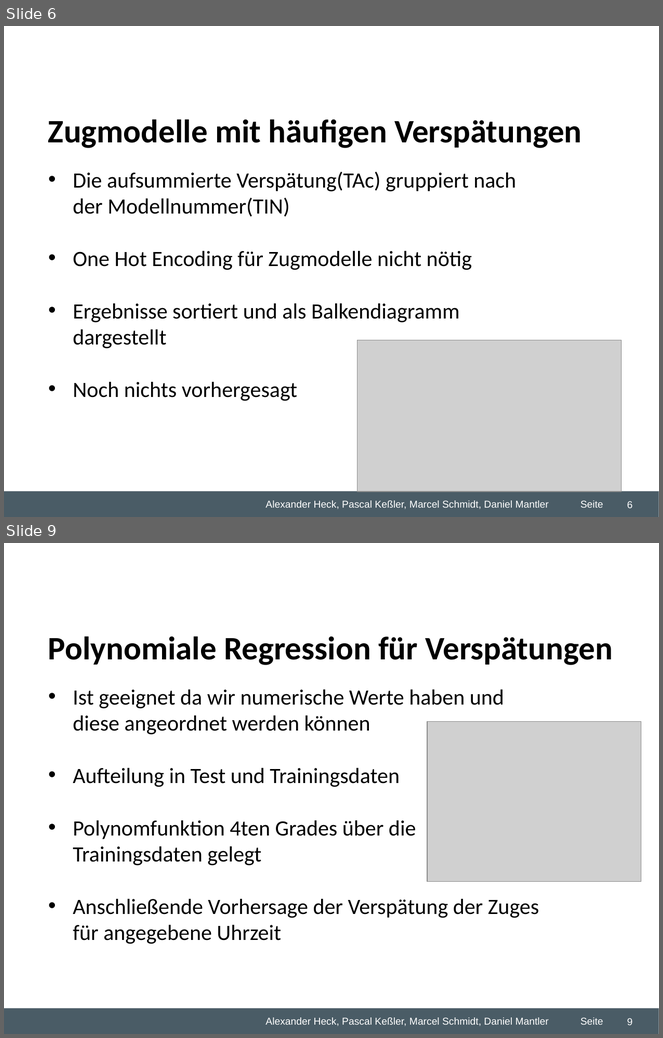
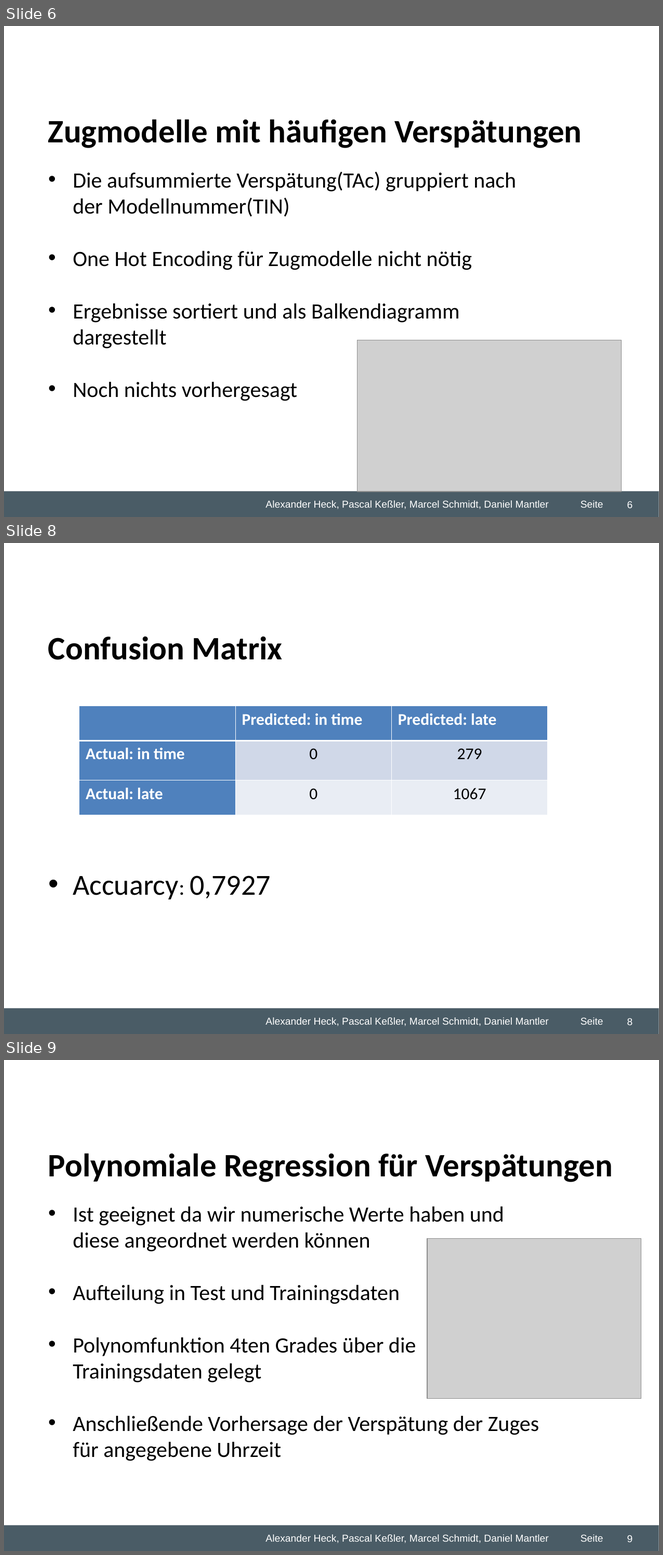
Before and after one commit to dmntlr/predictiveproject, a slide deck: Desktop/Studium/5. Semester/Predictive Analytics/Gruppenarbeit/WZ2 Predicitve Analytics Übung.ppt. Shown one above the other, each under a label of ours: slides 6 and 9 before the commit, slides 6, 8 and 9 after it; the slides between them are not shown. The pictures are 663x1038 and 663x1555 pixels, drawn with LibreOffice and Linux fonts; fonts in the diff are those of the drawing; grey boxes stand for pictures; background and template pictures are left out. Boxes give left, top, right and bottom in pixels: in the first picture for what was removed or moved away, otherwise in the second. Text is boxed around its words. In the diff, an @@ line names an element or a change of style, - is before the commit and + after.

```diff
--- a/Desktop/Studium/5. Semester/Predictive Analytics/Gruppenarbeit/WZ2 Predicitve Analytics Übung.ppt
+++ b/Desktop/Studium/5. Semester/Predictive Analytics/Gruppenarbeit/WZ2 Predicitve Analytics Übung.ppt
@@ slide 8 added at [4,543,659,1034], background #FFFFFF; not listed: 5 template elements that a slide beside it also shows @@
@@ text added at [48,636,283,660], 36 pt, text #000000, bold @@
+Confusion Matrix
@@ table added at [79,706,547,815], 3 rows, 3 columns @@
+ | Predicted: in time | Predicted: late
+Actual: in time | 0 | 279
+Actual: late | 0 | 1067
@@ text added at [73,876,271,900], 32 pt, text #000000 @@
+• Accuarcy: 0,7927
@@ page number added at [627,1018,633,1026], 11 pt, text #FFFFFF @@
+8
```
Also in this commit, not shown: 1 slide changed, 1 slide removed, 1 other file.
